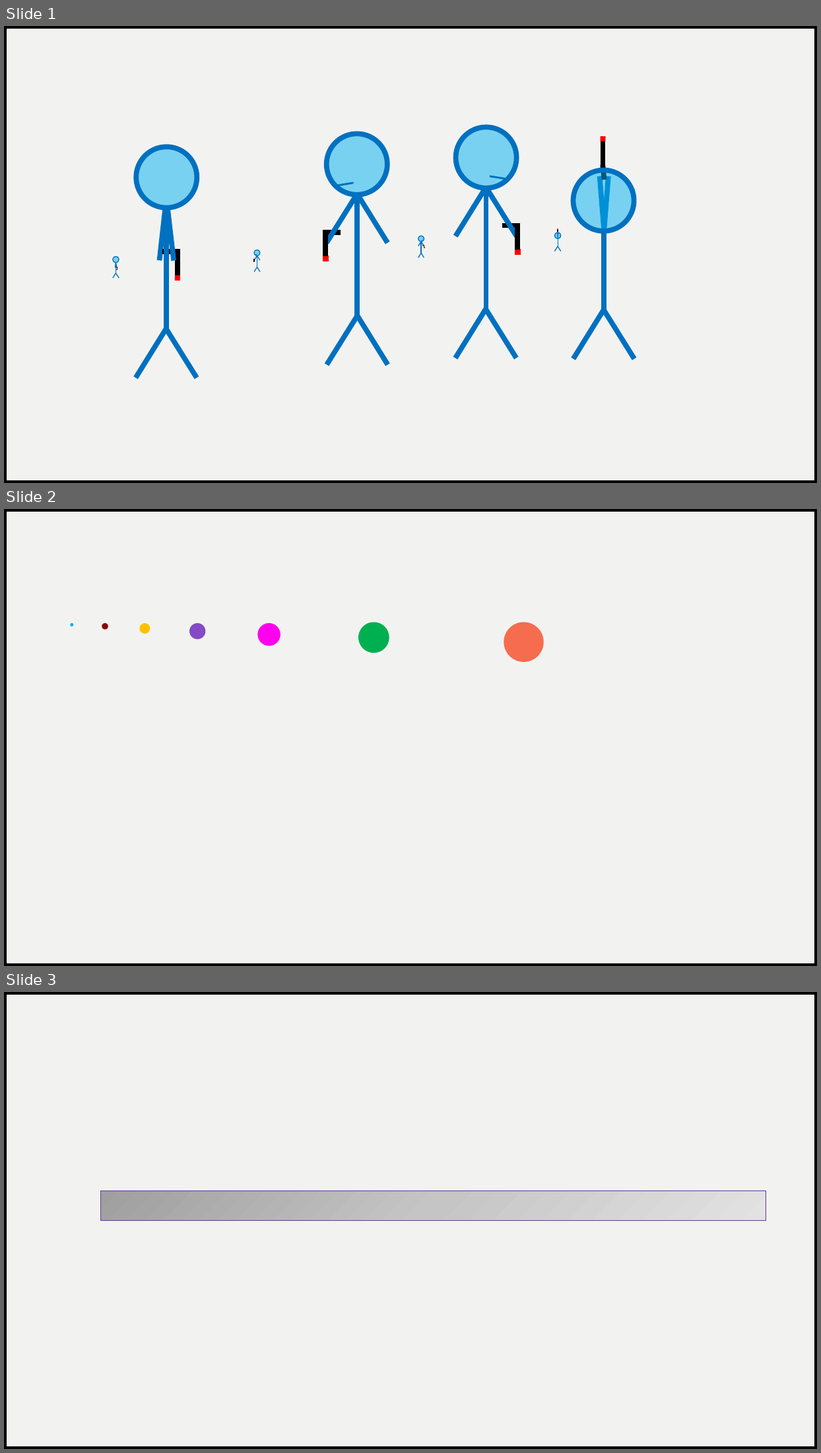
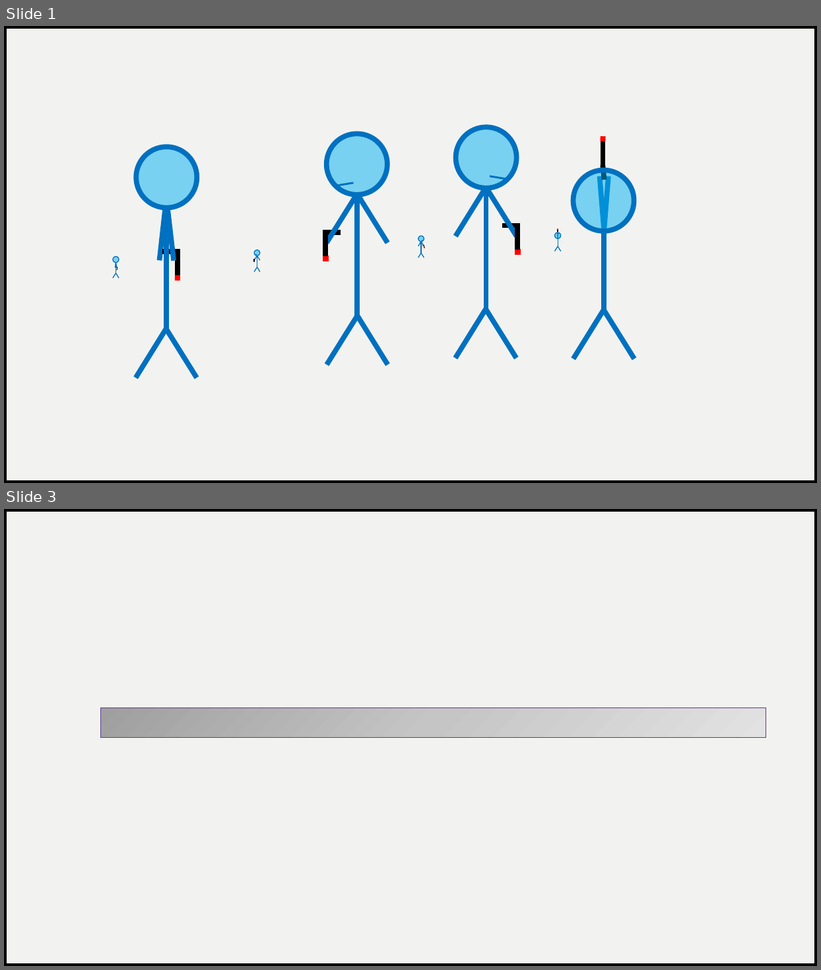
Before and after one commit to arcrystal/bubble-trouble-rl, a slide deck: Sprites/sprites.pptx. Shown one above the other, each under a label of ours: slides 1, 2 and 3 before the commit, slides 1 and 3 after it; the slides between them are not shown. The pictures are 821x1453 and 821x970 pixels, drawn with LibreOffice and Linux fonts; fonts in the diff are those of the drawing. Boxes give left, top, right and bottom in pixels: in the first picture for what was removed or moved away, otherwise in the second. Text is boxed around its words. In the diff, an @@ line names an element or a change of style, - is before the commit and + after.

```diff
--- a/Sprites/sprites.pptx
+++ b/Sprites/sprites.pptx
@@ slide 2 removed at (x1=4, y1=509, x2=817, y2=966), background #F2F3F0; not listed: 1 template element that a slide beside it also shows @@
@@ freeform shape removed at (x1=4, y1=524, x2=642, y2=966) @@
@@ rectangle removed at (x1=4, y1=509, x2=817, y2=966) @@
@@ ellipse removed at (x1=71, y1=624, x2=73, y2=626) @@
@@ ellipse removed at (x1=102, y1=624, x2=108, y2=629) @@
@@ ellipse removed at (x1=140, y1=624, x2=150, y2=634) @@
@@ ellipse removed at (x1=190, y1=624, x2=205, y2=639) @@
@@ ellipse removed at (x1=258, y1=624, x2=281, y2=646) @@
@@ ellipse removed at (x1=359, y1=623, x2=389, y2=652) @@
@@ ellipse removed at (x1=504, y1=623, x2=543, y2=661) @@
```
Also in this commit, not shown: 1 slide added, 9 other files.
